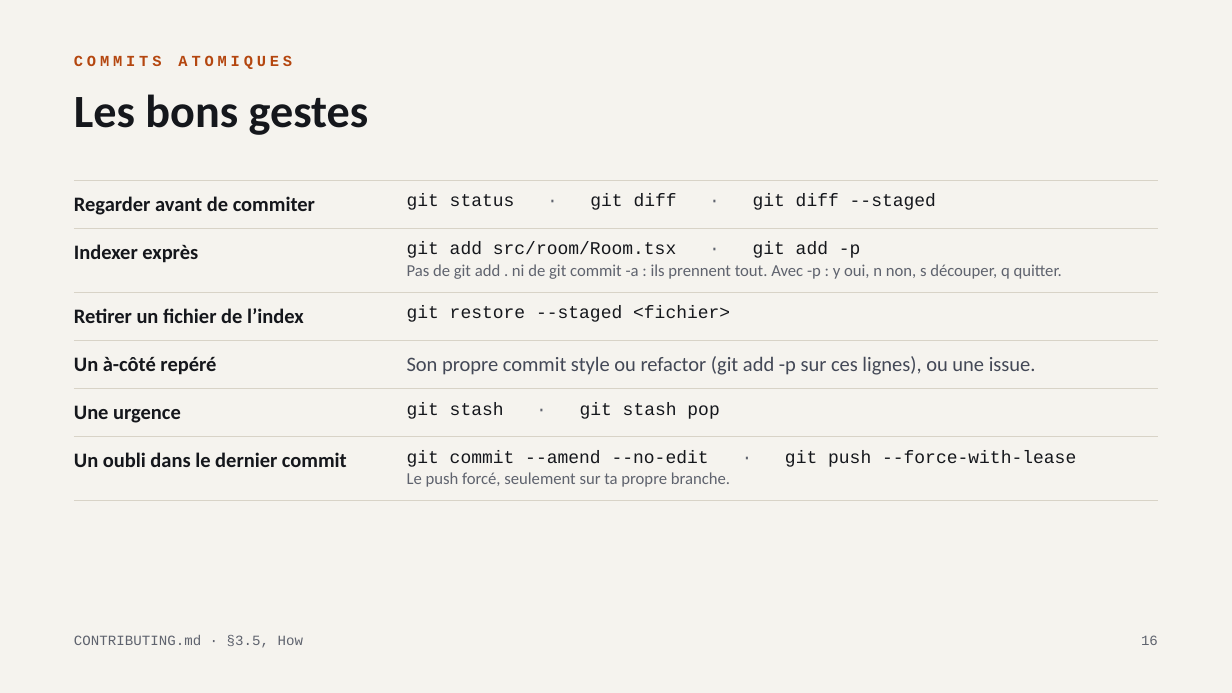
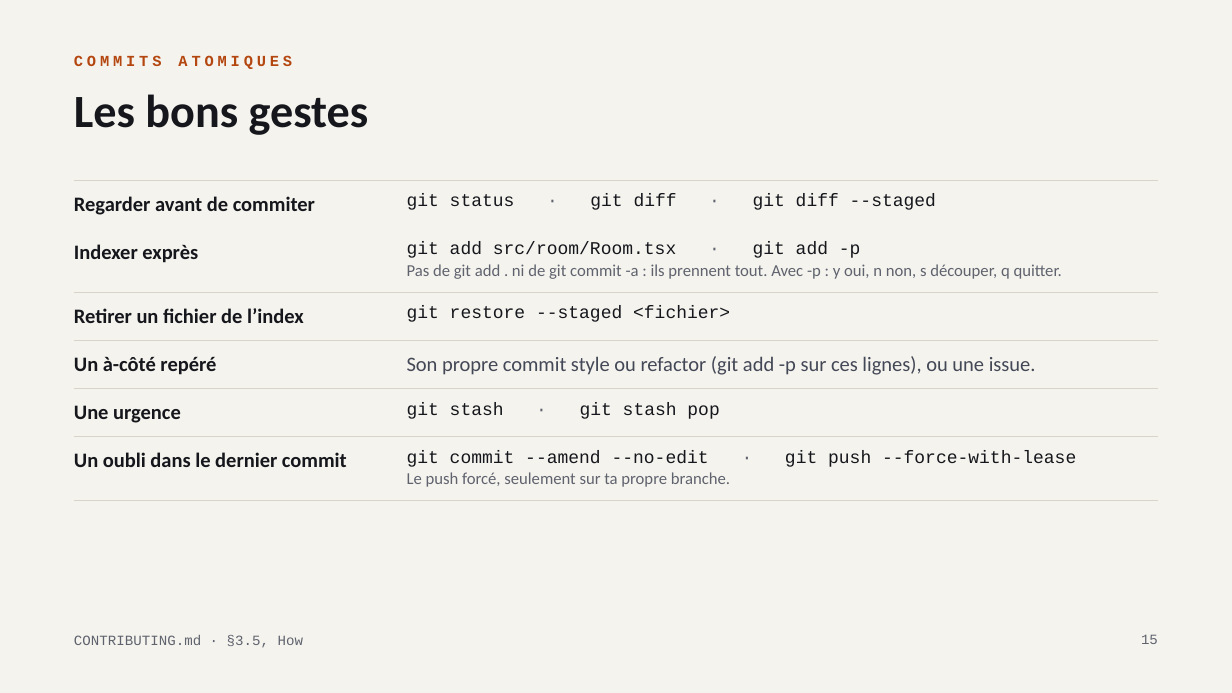
Before and after one commit to Komorebi-32/Transcendance, a slide deck: slide 15 of documentation/slides/regles-git-github.pptx (slide 16 before the commit). Drawn at 1232x693 pixels with LibreOffice and Linux fonts; fonts in the diff are those of the drawing. Boxes give left, top, right and bottom in pixels: in the first picture for what was removed or moved away, otherwise in the second. Text is boxed around its words. In the diff, an @@ line names an element or a change of style, - is before the commit and + after.

```diff
--- a/documentation/slides/regles-git-github.pptx
+++ b/documentation/slides/regles-git-github.pptx
@@ table at <box>74,180,1158,501</box> @@
@@ borders changed @@
@@ page number at <box>1141,634,1158,644</box>: text changed @@
-16
+15
```
Also in this commit, not shown: 7 other slides changed, 1 slide removed, 1 other file.
